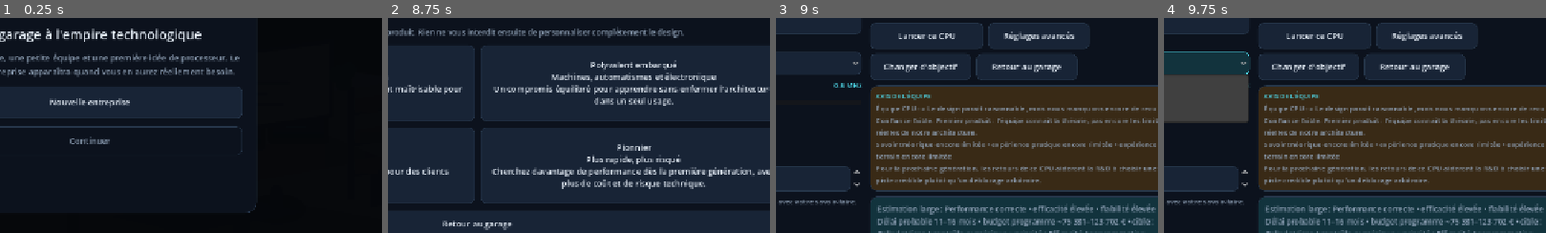
Above: before the commit, frames 1-4 (left to right).
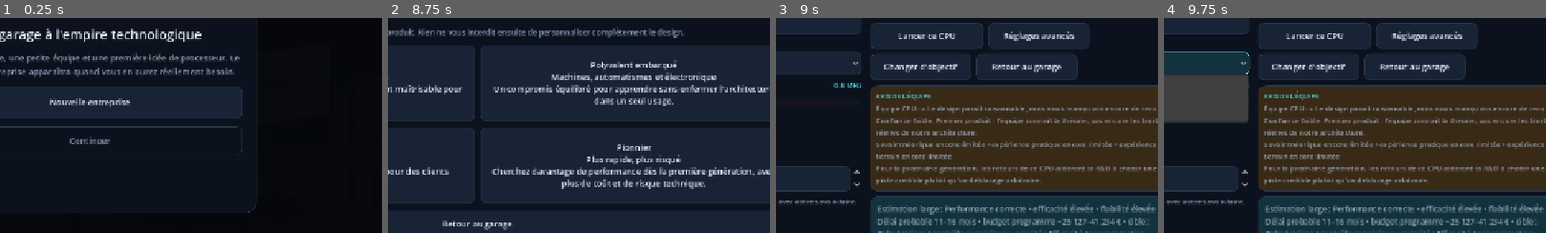
Above: after the commit, the same moments.

Repository: vadorus/addonhardwaregame2d
Game: Godot game, scene res://main.tscn
Two runs of this game, one before a commit and one after it. Both use one fixed random seed, a clock stepped at 60 frames per second and the inputs below.
Inputs (mouse positions are % of the whole screen's width and height, from its top left):
- Up to frame 1 (0.25 s): no input
- Up to frame 2 (8.75 s): click "Nouvelle entreprise" at 0.5 s; click "Ⅱ" at 1.25 s; click "x1" at 2 s; click "x2" at 2.75 s; click "x3" at 3.5 s; click "Sauver" at 4.25 s; click "Charger" at 5 s; click (23, 74) at 5.77 s; click (48, 68) at 6.52 s; click (24, 56) at 7.25 s; click "Nouveau processeur" at 8 s
- Up to frame 3 (9 s): click "Simple & économique Calculatr…" at 8.75 s
- Up to frame 4 (9.75 s): click "Économe" at 9.5 s
The pictures show only the part of the screen within x 38-88%, y 34-84%; the shares and areas given below are measured in that part.

Frames 1-2 are identical in both runs. In frame 3, 0.3% of the frame differs, in the area x 75-98%, y 92-97%; in frame 4, 0.3%.

Commit message:
economy: make internal garage R&D represent prototype cash costs

Diff:
--- a/scripts/ResearchManager.gd
+++ b/scripts/ResearchManager.gd
@@ -734,7 +734,7 @@
 	# En interne, les salaires sont déjà payés par PersonnelManager : on ne
 	# refacture ici que prototypes, composants, outillage et essais.
 	match approach:
-		"INTERNAL": return 0.18
+		"INTERNAL": return 0.06
 		"PARTNER": return 0.62
 		_: return 1.0
 
